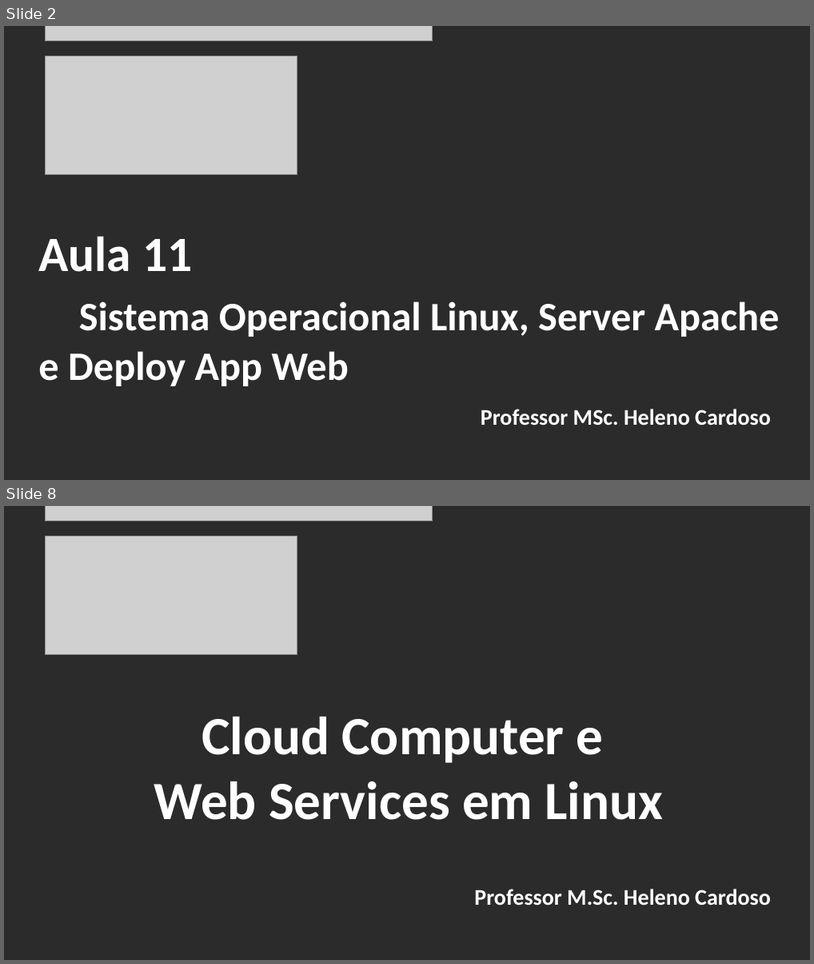
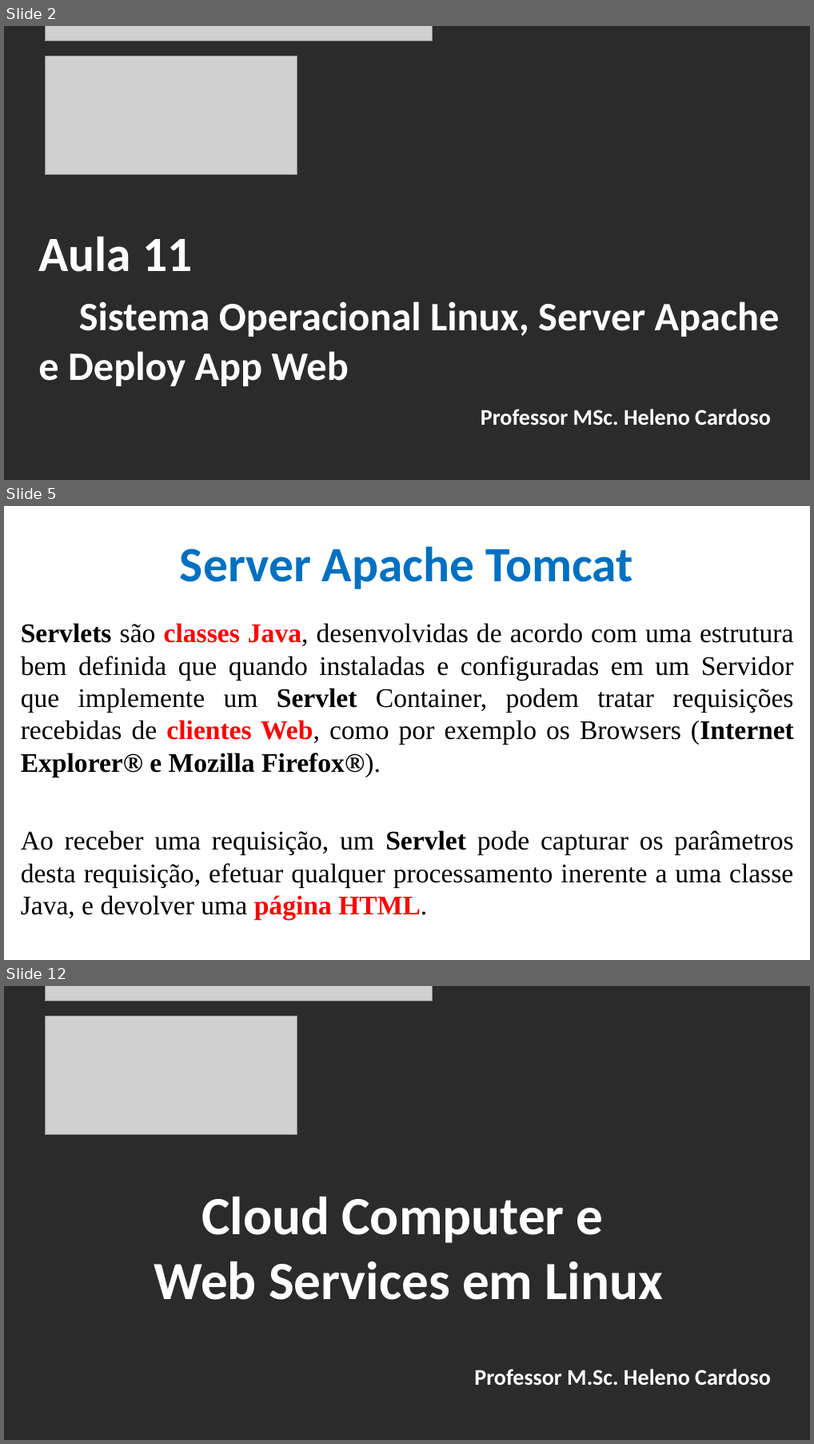
Before and after one commit to CloudEducationBrazil/WydenComputacaoNuvemWebServicesLinux, a slide deck: 01 Classes/Aula 11 - Computação em Nuvem e Web Services em Linux e Web Apache.pptx. Shown one above the other, each under a label of ours: slides 2 and 8 before the commit, slides 2, 5 and 12 after it; the slides between them are not shown. The pictures are 814x964 and 814x1444 pixels, drawn with LibreOffice and Linux fonts; fonts in the diff are those of the drawing; grey boxes stand for pictures; background and template pictures are left out; a plain dark background stands for a picture behind light text. Boxes give left, top, right and bottom in pixels: in the first picture for what was removed or moved away, otherwise in the second. Text is boxed around its words. In the diff, an @@ line names an element or a change of style, - is before the commit and + after.

Commit message:
Aula 11 Server APACHE 20042023

```diff
--- a/01 Classes/Aula 11 - Computação em Nuvem e Web Services em Linux e Web Apache.pptx
+++ b/01 Classes/Aula 11 - Computação em Nuvem e Web Services em Linux e Web Apache.pptx
@@ slide 5 added at bbox=[4, 506, 810, 960], background picture (left out) @@
@@ title added at bbox=[180, 546, 634, 589], 44 pt, text #0070C0, bold @@
+Server Apache Tomcat
@@ text added at bbox=[21, 623, 794, 919], 24 pt, text #000000 @@
+Servlets são classes Java, desenvolvidas de acordo com uma estrutura bem definida que quando instaladas e configuradas em um Servidor que implemente um Servlet Container, podem tratar requisições recebidas de clientes Web, como por exemplo os Browsers (Internet Explorer® e Mozilla Firefox®).
+Ao receber uma requisição, um Servlet pode capturar os parâmetros desta requisição, efetuar qualquer processamento inerente a uma classe Java, e devolver uma página HTML.
@@ what was slide 8 is now slide 12 @@
```
Also in this commit, not shown: 5 slides changed, 3 other slides added.
